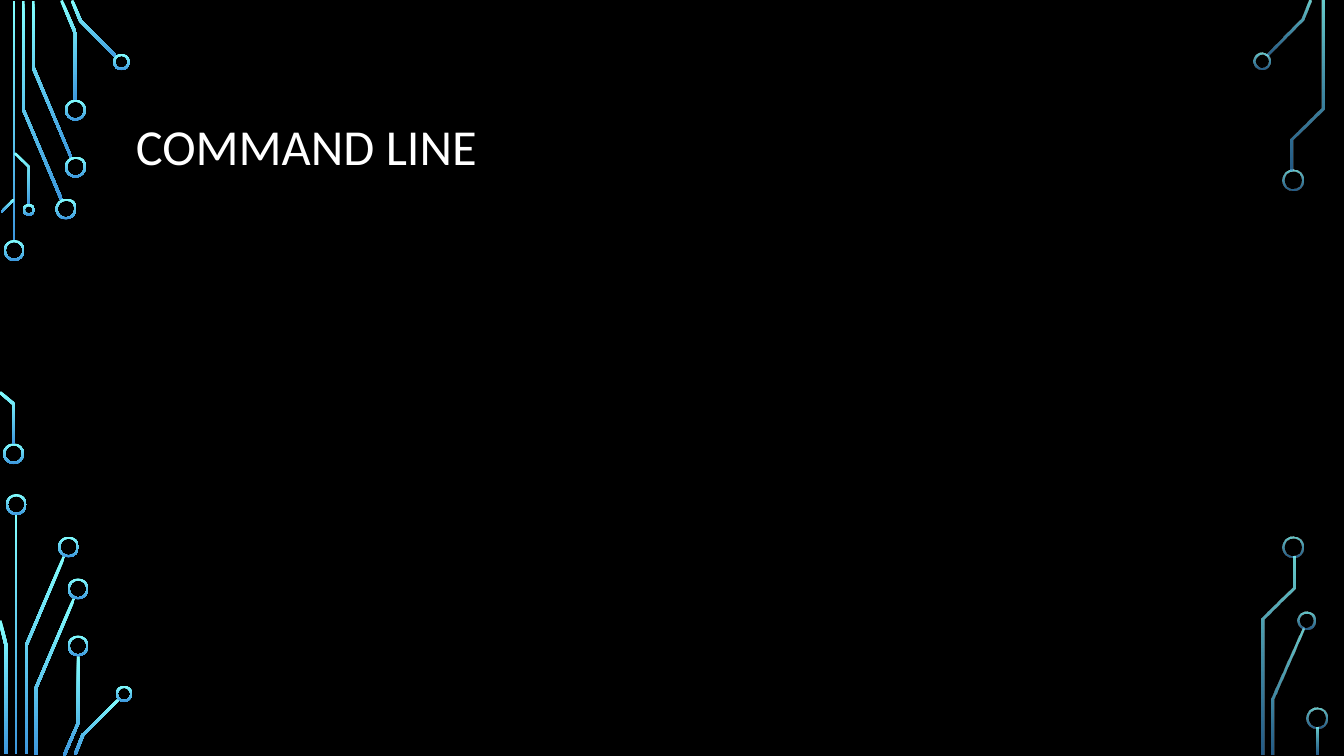
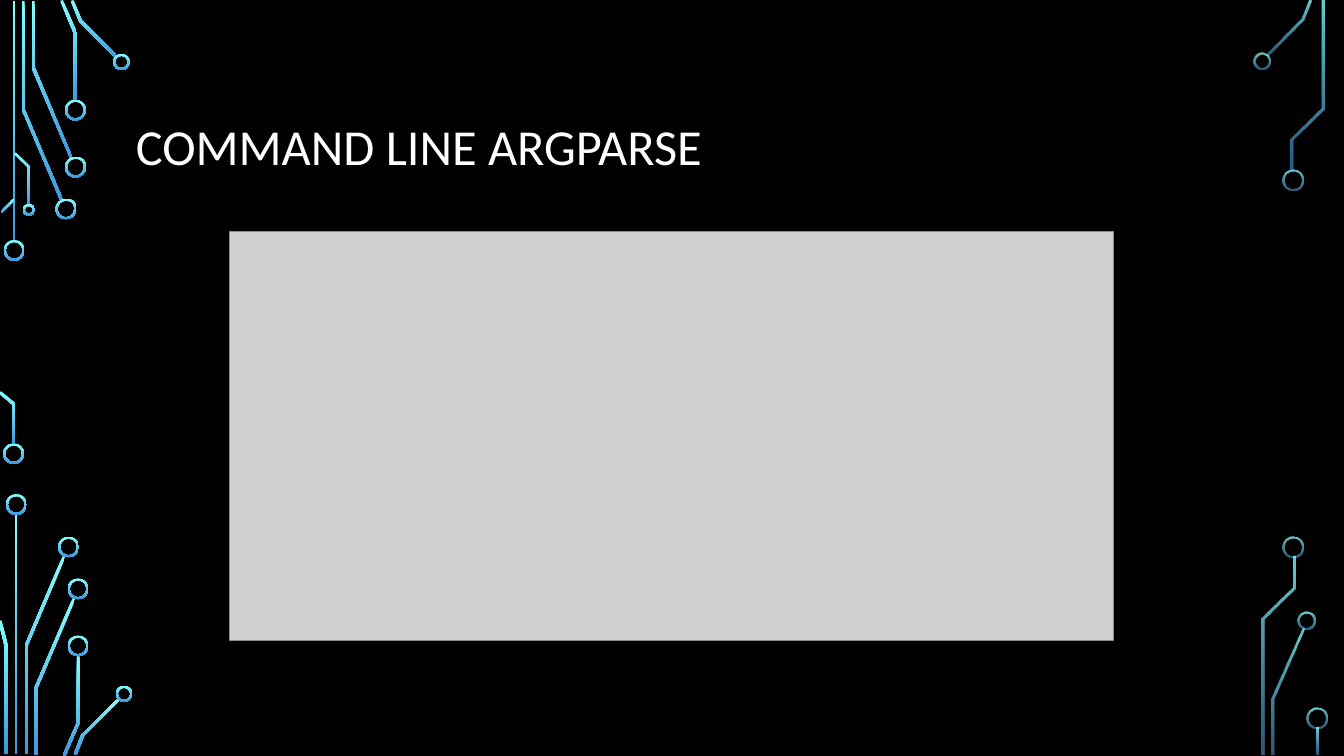
Before and after one commit to deepbluesea20003/project, a slide deck: slide 6 of Presentation.pptx. Drawn at 1344x756 pixels with LibreOffice and Linux fonts; fonts in the diff are those of the drawing; grey boxes stand for pictures; background and template pictures are left out. Boxes give left, top, right and bottom in pixels: in the first picture for what was removed or moved away, otherwise in the second. Text is boxed around its words. In the diff, an @@ line names an element or a change of style, - is before the commit and + after.

```diff
--- a/Presentation.pptx
+++ b/Presentation.pptx
@@ title at [136, 132, 702, 166]: text changed @@
-COMMAND LINE
+COMMAND LINE ARGPARSE
@@ picture added at [230, 231, 1114, 640] @@
```
Also in this commit, not shown: 3 other slides changed, 3 slides added.
